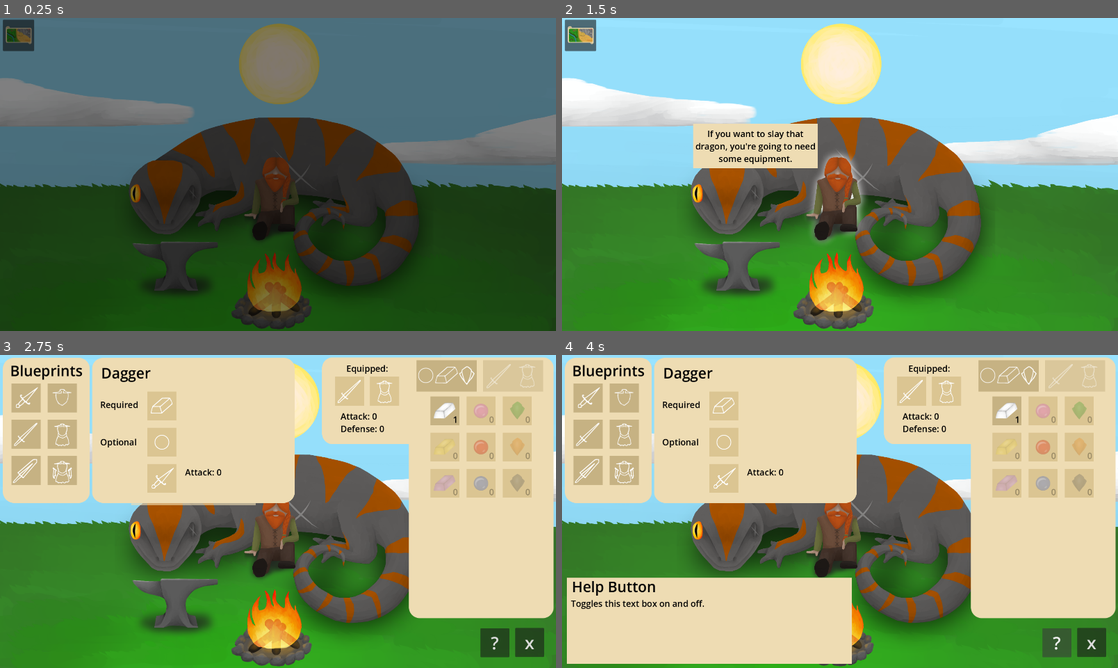
Above: before the commit, frames 1-4 (two rows, left to right).
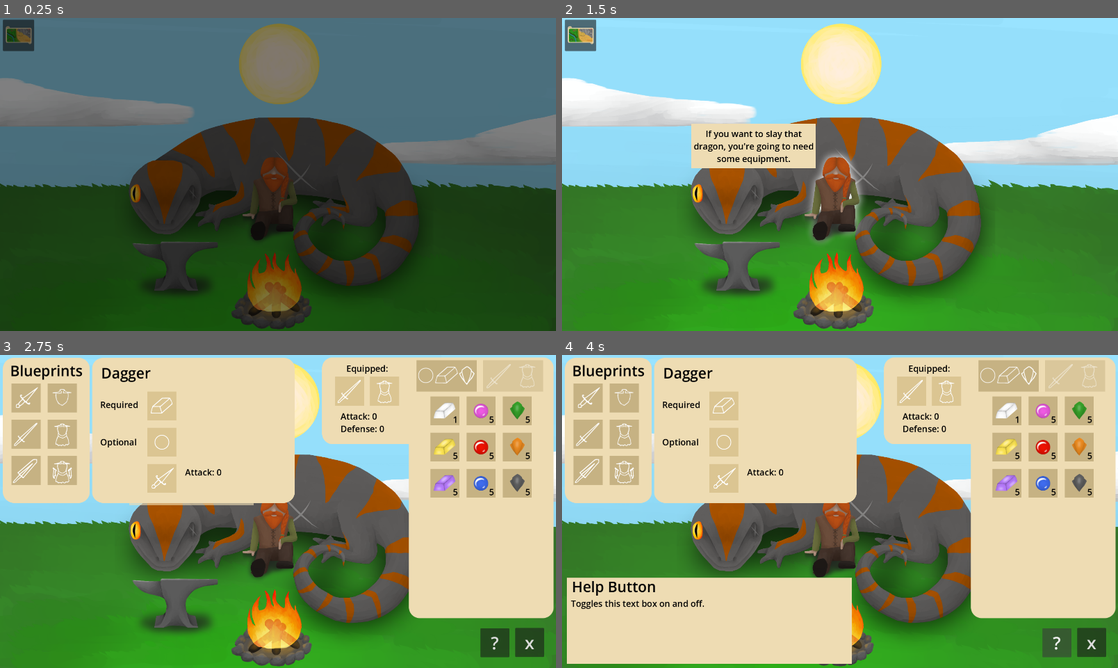
Above: after the commit, the same moments.

Repository: OrusLiOx/To-Slay-A-Dragon
Game: Godot game, scene res://Scenes/main.tscn
The game is run twice, just before and just after one commit, with the same random seed, the same clock (stepped at 60 frames per second) and the same inputs. The engine's default icon, where the game draws it, is replaced by a stand-in: a white triangle on a blue panel in a dark square.
Inputs (mouse positions are in pixels of both pictures, inside the frame that each line leads up to):
- Up to frame 1 (0.25 s): no input
- Up to frame 2 (1.5 s): tap Enter (Craft) at 0.5 s; move the mouse to (962, 158) at 0.52 s; hold D (Right) 0.53-1.25 s; tap Backspace (Clear) at 0.6 s; click (834, 218) at 1.25 s
- Up to frame 3 (2.75 s): click (172, 608) at 2 s
- Up to frame 4 (4 s): click "If you want to slay that drag…" at 2.75 s; click "?" at 3.5 s

The runs differ from the first frame. In frame 1, 0.2% of the frame differs, in the area x 43-54%, y 44-71%; in frame 2, 1.3%; in frame 3, 1.3%, in the area x 23-96%, y 14-72%; in frame 4, 1.3%.
Error in both runs: Invalid operands 'Nil' and 'int' in operator '+'. (res://Scenes/Map/Combat/Scripts/combat.gd:135)

Commit message:
finished enemy art

Diff:
--- a/Godot/Globals/Storage.gd
+++ b/Godot/Globals/Storage.gd
@@ -19,7 +19,7 @@
 	}
 	for key in parts.keys():
 		for i in range(0,5):
-			parts[key].push_back(0)
+			parts[key].push_back(5)
 
 	parts["m"][0] = 1
 
--- a/Godot/Scenes/Camp/camp.tscn
+++ b/Godot/Scenes/Camp/camp.tscn
@@ -68,9 +68,9 @@
 
 [node name="Blacksmith" type="Button" parent="."]
 z_index = 1
-offset_left = -147.0
+offset_left = -153.0
 offset_top = -109.0
-offset_right = 161.0
+offset_right = 155.0
 offset_bottom = 299.0
 theme_override_styles/focus = SubResource("StyleBoxEmpty_pb0gu")
 icon = ExtResource("6_h7npj")
--- a/Godot/Scenes/Map/Combat/Scripts/combat.gd
+++ b/Godot/Scenes/Map/Combat/Scripts/combat.gd
@@ -124,7 +124,7 @@
 
 func end_minigame():
 	minigameActive = false
-	for bar in bars:
+	for bar in bars.get_children():
 		bar.queue_free()
 	for col in gameCols:
 		col.reset()
--- a/Godot/Scenes/Map/Combat/Scripts/enemy_sprite.gd
+++ b/Godot/Scenes/Map/Combat/Scripts/enemy_sprite.gd
@@ -35,46 +35,39 @@
 	match(e.type):
 		"Goblin":
 			load_enemy_sprite("goblin")
-			set_background("res://Sprites/Enemies/forest.png")
 		"Serpent":
 			load_enemy_sprite("snake")
-			set_background("res://Sprites/Enemies/forest.png")
 		"Fairy":
 			load_enemy_sprite("fairy")
-			set_background("res://Sprites/Enemies/forest.png")
 
 
 		"Gold Beetle":
 			load_enemy_sprite("beetle")
-			set_background("res://Sprites/Enemies/desert.png")
 		"Magma Lizard":
 			load_enemy_sprite("lizard")
-			set_background("res://Sprites/Enemies/desert.png")
 		"Fire Spirit":
 			load_enemy_sprite("fox")
-			set_background("res://Sprites/Enemies/desert.png")
 
 		"Animated Armor":
 			load_enemy_sprite("armor")
-			set_background("res://Sprites/Enemies/cave.png")
 		"Wyvern":
 			load_enemy_sprite("wyvern")
-			set_background("res://Sprites/Enemies/cave.png")
 		"Chest":
 			load_enemy_sprite("chest")
-			set_background("res://Sprites/Enemies/cave.png")
 		"Mimic":
-			load_enemy_sprite("mimic")
-			set_background("res://Sprites/Enemies/cave.png")
+			load_enemy_sprite("chest")
+			sprite.texture = load("res://Sprites/Enemies/mimic.png")
 
 		"Dragon":
-			sprite.texture = load("res://icon.svg")
-			set_background("res://Sprites/Enemies/mountain.png")
+			load_enemy_sprite("dragon")
 
 func load_enemy_sprite(type, shadow = true):
 	sprite.texture = load("res://Sprites/Enemies/"+type+".png")
-	if type == "fox" or type == "lizard":
+	background.texture = load("res://Sprites/Enemies/"+type+"Background.png")
+	if type == "fox":
+		$Shadow.visible = false
 		return
+	$Shadow.visible = true
 	$Shadow.texture = load("res://Sprites/Enemies/"+type+"Shadow.png")
 
 func set_background(path):
--- a/Godot/Scenes/Map/map.tscn
+++ b/Godot/Scenes/Map/map.tscn
@@ -11,7 +11,6 @@
 [ext_resource type="PackedScene" uid="uid://bxfmkq8bgumev" path="res://Scenes/Map/Combat/combat.tscn" id="7_fpvvu"]
 [ext_resource type="Texture2D" uid="uid://6203f8cgpqcs" path="res://Sprites/UI/arrow.png" id="8_3rdga"]
 [ext_resource type="LabelSettings" uid="uid://cb4eflp81bok5" path="res://Themes/HeaderLabel.tres" id="9_cuwvo"]
-[ext_resource type="LabelSettings" uid="uid://cysjrmkj5ucc5" path="res://Themes/HeaderLabel_White.tres" id="9_h5qja"]
 [ext_resource type="Texture2D" uid="uid://28eu1obcagk1" path="res://Sprites/skybox/clock.png" id="9_jxxns"]
 [ext_resource type="Script" path="res://Scenes/Map/Scripts/Clock.gd" id="10_mq4ra"]
 [ext_resource type="Texture2D" uid="uid://etvfwjmynpus" path="res://Sprites/UI/Equipment.png" id="10_uiadi"]
@@ -462,7 +461,7 @@
 offset_right = 247.0
 offset_bottom = -158.0
 text = "You Win!"
-label_settings = ExtResource("9_h5qja")
+label_settings = ExtResource("9_cuwvo")
 horizontal_alignment = 1
 
 [node name="ColorRect" type="ColorRect" parent="Win"]
Not shown: 1 places in Godot/Scenes/Map/map.tscn that only renumber resources
Binary file added: Godot/Sprites/Enemies/armorBackground.png
Not shown, added: Godot/Sprites/Enemies/armorBackground.png.import
Binary file added: Godot/Sprites/Enemies/beetleBackground.png
Not shown, changed: Godot/Sprites/Enemies/beetleBackground.png.import
Binary file added: Godot/Sprites/Enemies/chestBackground.png
Not shown, changed: Godot/Sprites/Enemies/chestBackground.png.import
Binary file added: Godot/Sprites/Enemies/dragon.png
Not shown, added: Godot/Sprites/Enemies/dragon.png.import
Binary file added: Godot/Sprites/Enemies/dragonBackground.png
Not shown, added: Godot/Sprites/Enemies/dragonBackground.png.import
Binary file added: Godot/Sprites/Enemies/dragonShadow.png
(and 27 more such lines)
